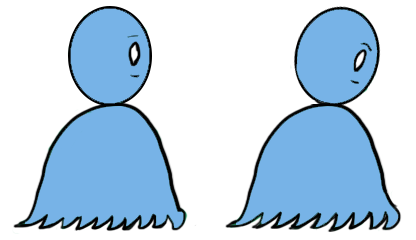
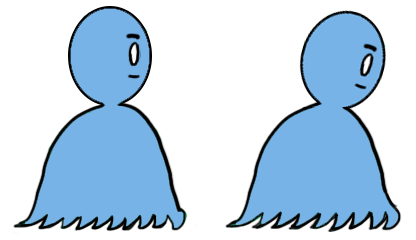
The second 416 × 240 image is a revision of the first. Changes to its layers:
painted on "Layer 2" over [128, 6, 387, 110]
painted on "Layer 1" over [100, 33, 141, 109]
